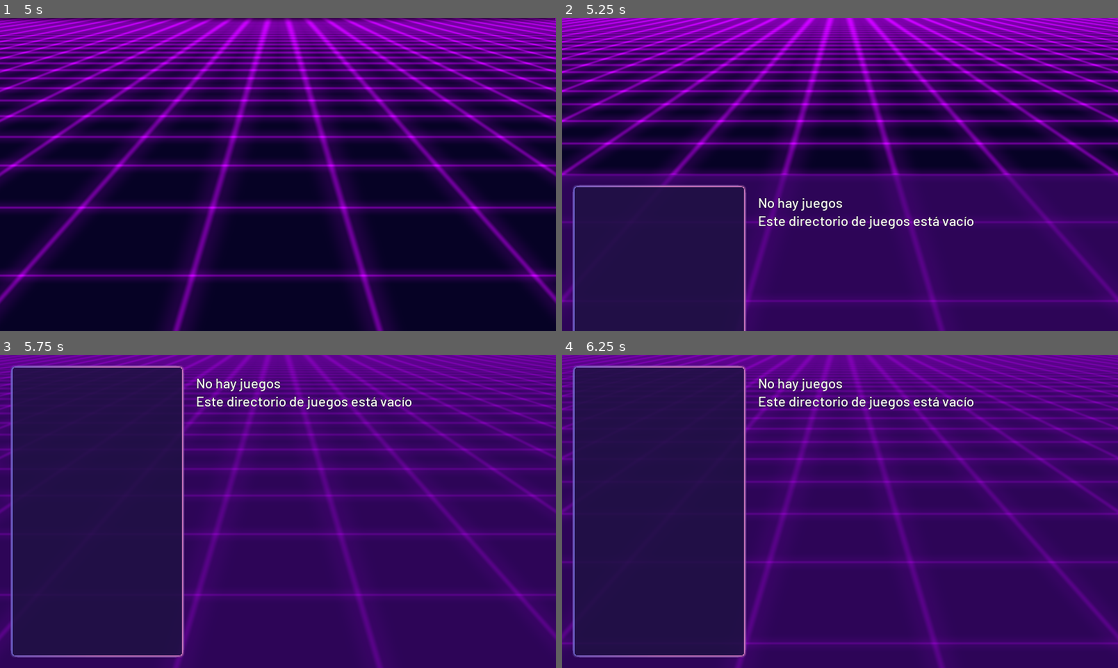
Above: before the commit, frames 1-4 (two rows, left to right).
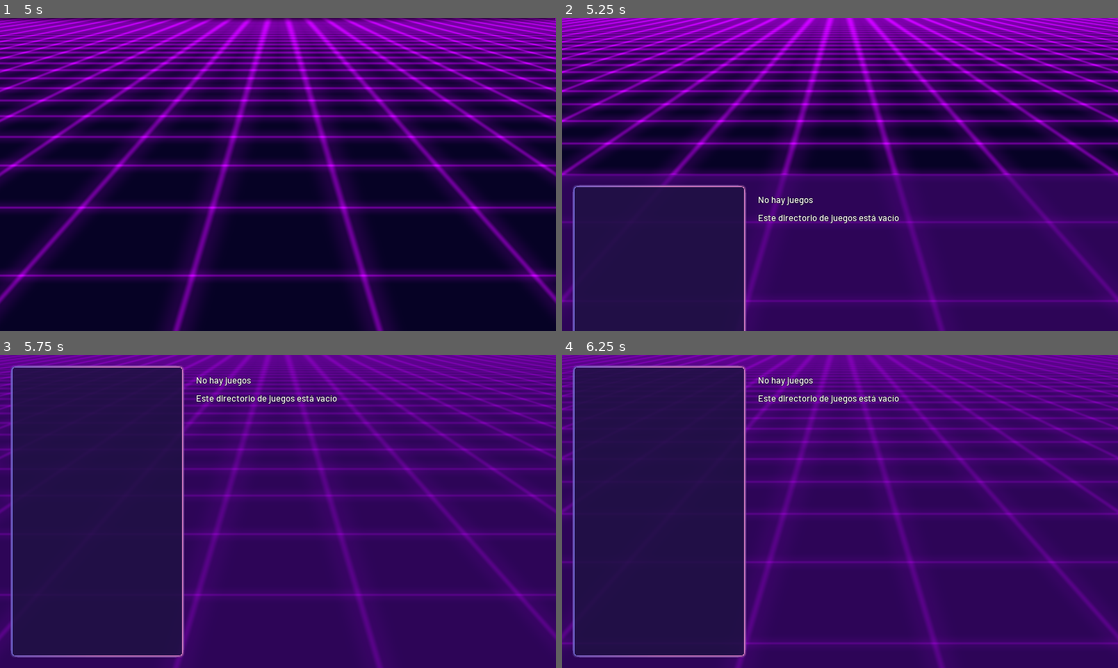
Above: after the commit, the same moments.

Repository: PlayJamDevs/Play-Jam-Launcher-2
Game: Godot game, scene res://scenes/Main.tscn
Two runs of this game, one before a commit and one after it. Both use one fixed random seed, a clock stepped at 60 frames per second and the inputs below. The engine's default icon, where the game draws it, is replaced by a stand-in: a white triangle on a blue panel in a dark square.
Inputs:
- Up to frame 1 (5 s): tap Enter (ui_accept) at 0.5, 0.77, 1.52, 3.02, 3.77, 4.52 s; hold Right (ui_right) 0.53-1.28 s; hold Down (ui_down) 1.28-2.03 s; hold Right (ui_right) 2.03-2.78 s; hold Up (ui_up) 2.78-3.53 s; hold Left (ui_left) from 3.53 s (still down)
- Up to frame 2 (5.25 s): release Left (ui_left) at 5.03 s; hold Down (ui_down) from 5.03 s (still down)
- Up to frame 3 (5.75 s): keep holding Down (ui_down)
- Up to frame 4 (6.25 s): release Down (ui_down) at 5.78 s; hold Right (ui_right) from 5.78 s (still down); tap Enter (ui_accept) at 6.02 s

Frame 1 is identical in both runs. In frame 2, 1.2% of the frame differs, in the area x 35-75%, y 56-68%; in frame 3, 1.2%; in frame 4, 1.2%, in the area x 35-75%, y 6-18%.

Commit message:
achicar fuente y alargar link

Diff:
--- a/scenes/GameSelection/GameSelection.tscn
+++ b/scenes/GameSelection/GameSelection.tscn
@@ -3,7 +3,7 @@
 [ext_resource path="res://scenes/GameSelection/GameSelection.gd" type="Script" id=1]
 [ext_resource path="res://assets/res/global_theme_v2.tres" type="Theme" id=2]
 [ext_resource path="res://icon.png" type="Texture" id=3]
-[ext_resource path="res://assets/res/fonts/font_default_48px.tres" type="DynamicFont" id=4]
+[ext_resource path="res://assets/res/fonts/font_default.tres" type="DynamicFont" id=4]
 [ext_resource path="res://scenes/GameSelection/game_info_display.gd" type="Script" id=5]
 [ext_resource path="res://scenes/GameSelection/quitter.tscn" type="PackedScene" id=6]
 
@@ -112,11 +112,11 @@
 [node name="HBoxContainer" type="HBoxContainer" parent="VBoxContainer/HBoxContainer/game_info_display/VBoxContainer"]
 margin_top = 68.0
 margin_right = 1200.0
-margin_bottom = 312.0
+margin_bottom = 377.0
 
 [node name="VBoxContainer" type="VBoxContainer" parent="VBoxContainer/HBoxContainer/game_info_display/VBoxContainer/HBoxContainer"]
 margin_right = 956.0
-margin_bottom = 244.0
+margin_bottom = 309.0
 rect_min_size = Vector2( 860, 0 )
 size_flags_horizontal = 3
 size_flags_vertical = 3
@@ -154,38 +154,40 @@
 unique_name_in_owner = true
 margin_top = 186.0
 margin_right = 956.0
-margin_bottom = 244.0
-rect_min_size = Vector2( 0, 58 )
+margin_bottom = 309.0
+rect_min_size = Vector2( 0, 123 )
 custom_fonts/font = ExtResource( 4 )
 text = "Link:"
-clip_text = true
+autowrap = true
+percent_visible = -0.2
+max_lines_visible = 3
 
 [node name="CenterContainer" type="CenterContainer" parent="VBoxContainer/HBoxContainer/game_info_display/VBoxContainer/HBoxContainer"]
 margin_left = 960.0
 margin_right = 1200.0
-margin_bottom = 244.0
+margin_bottom = 309.0
 rect_min_size = Vector2( 240, 240 )
 
 [node name="QR" type="TextureRect" parent="VBoxContainer/HBoxContainer/game_info_display/VBoxContainer/HBoxContainer/CenterContainer"]
 unique_name_in_owner = true
-margin_top = 2.0
+margin_top = 34.0
 margin_right = 240.0
-margin_bottom = 242.0
+margin_bottom = 274.0
 rect_min_size = Vector2( 240, 240 )
 texture = ExtResource( 3 )
 stretch_mode = 5
 
 [node name="vertical_space2" type="Control" parent="VBoxContainer/HBoxContainer/game_info_display/VBoxContainer"]
-margin_top = 316.0
-margin_right = 1200.0
-margin_bottom = 348.0
+margin_top = 381.0
+margin_right = 1200.0
+margin_bottom = 413.0
 rect_min_size = Vector2( 0, 32 )
 
 [node name="cover" type="TextureRect" parent="VBoxContainer/HBoxContainer/game_info_display/VBoxContainer"]
 unique_name_in_owner = true
-margin_top = 352.0
-margin_right = 1200.0
-margin_bottom = 702.0
+margin_top = 417.0
+margin_right = 1200.0
+margin_bottom = 767.0
 rect_min_size = Vector2( 1200, 350 )
 size_flags_horizontal = 0
 size_flags_vertical = 0
@@ -193,14 +195,14 @@
 stretch_mode = 7
 
 [node name="vertical_space3" type="Control" parent="VBoxContainer/HBoxContainer/game_info_display/VBoxContainer"]
-margin_top = 706.0
-margin_right = 1200.0
-margin_bottom = 738.0
+margin_top = 771.0
+margin_right = 1200.0
+margin_bottom = 803.0
 rect_min_size = Vector2( 0, 32 )
 
 [node name="description" type="Label" parent="VBoxContainer/HBoxContainer/game_info_display/VBoxContainer"]
 unique_name_in_owner = true
-margin_top = 742.0
+margin_top = 807.0
 margin_right = 1200.0
 margin_bottom = 1044.0
 size_flags_vertical = 7
--- a/scenes/GameSelection/game_info_display.gd
+++ b/scenes/GameSelection/game_info_display.gd
@@ -14,11 +14,16 @@
 static func entry_text(entry, value):
 	return "%s: %s" % [entry, value if value else "???"]
 
+# non breaking space (igual desgraciadamente no se detecta como espacio)
+# y se ve todo junto
+static func entry_text_no_break_space(entry, value):
+	return "%s: %s" % [entry, value if value else "???"]
+
 func display_game(info: GameData):
 	title.text = entry_text("Título", info.title)
 	year.text = entry_text("Año", info.year)
 	author.text = entry_text("Autor", info.author)
-	link.text = entry_text("Link", info.link)
+	link.text = entry_text_no_break_space("Link", info.link)
 	description.text = entry_text("Descripción", info.description)
 
 	cover.texture = info.cover
